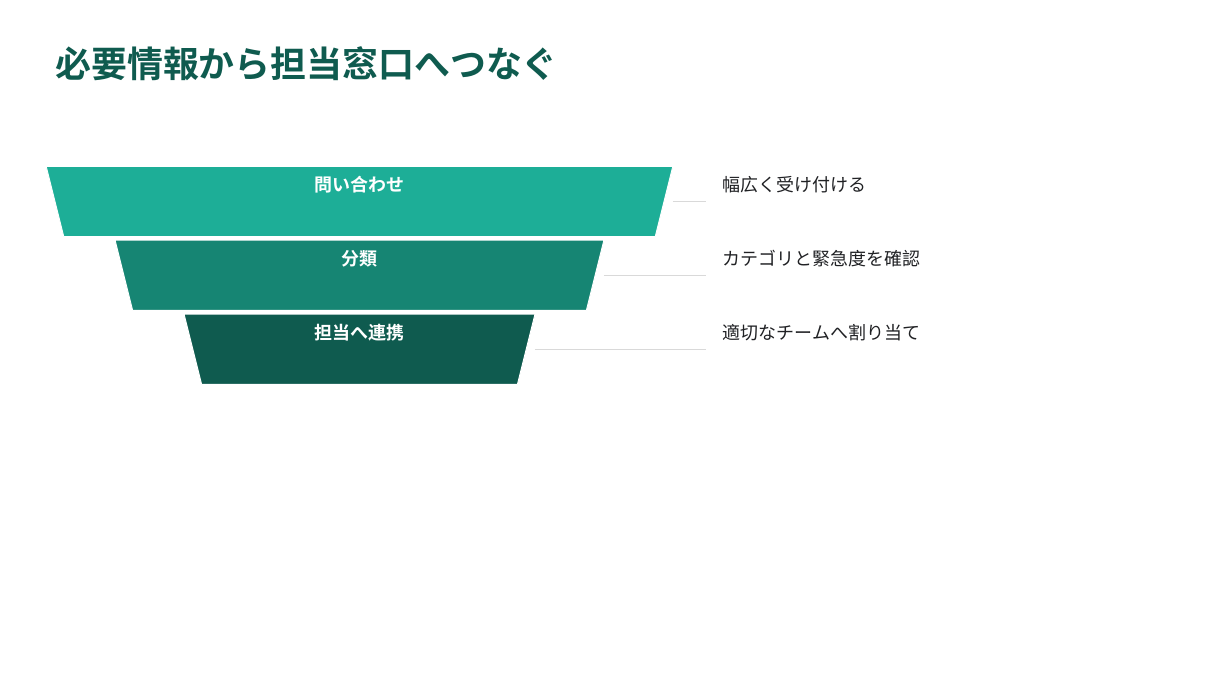
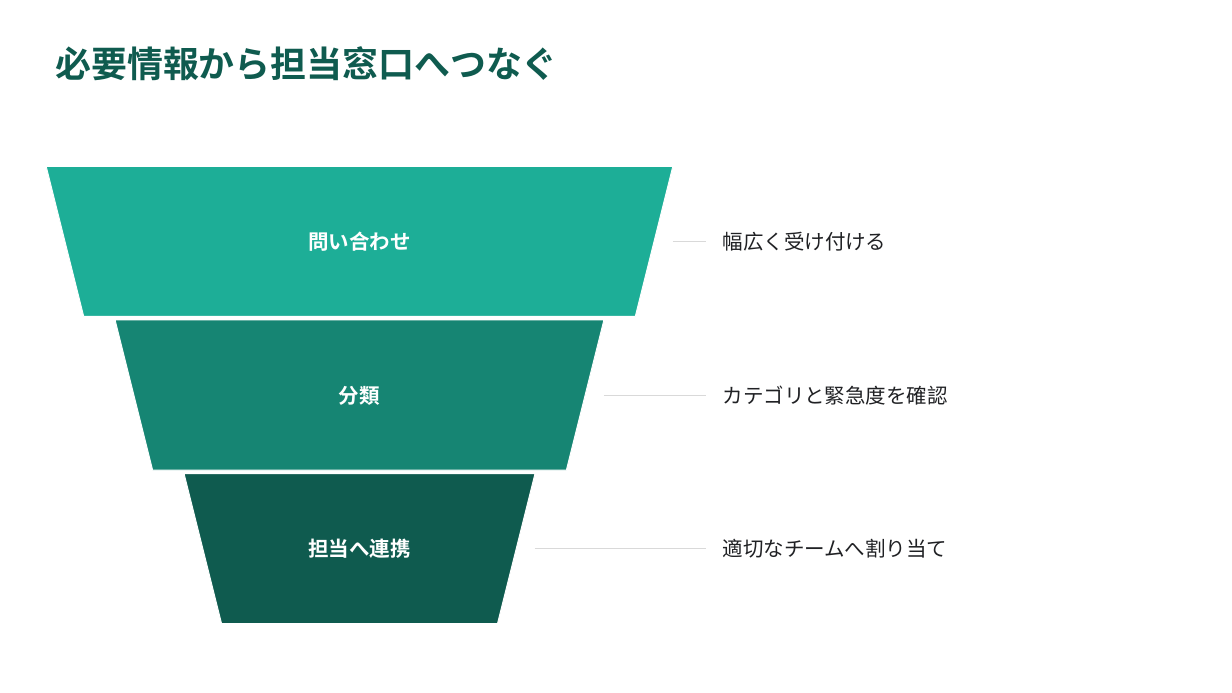
Before and after one commit to YHirano7/Artifacts, a slide deck: slide 14 of skills/pptx-deck/examples/component-gallery/component-gallery.pptx. Drawn at 1232x693 pixels with LibreOffice and Linux fonts; fonts in the diff are those of the drawing. Boxes give left, top, right and bottom in pixels: in the first picture for what was removed or moved away, otherwise in the second. Text is boxed around its words. In the diff, an @@ line names an element or a change of style, - is before the commit and + after.

```diff
--- a/skills/pptx-deck/examples/component-gallery/component-gallery.pptx
+++ b/skills/pptx-deck/examples/component-gallery/component-gallery.pptx
@@ trapezoid: place and size @@
-trapezoid at box(46, 166, 673, 237)
+trapezoid at box(46, 166, 673, 316)
@@ line moved from (673, 201) - (706, 201) to (673, 241) - (706, 241) @@
@@ trapezoid: place and size @@
-trapezoid at box(116, 240, 604, 311)
+trapezoid at box(116, 320, 604, 470)
@@ text "分類": place and size @@
-text "分類" at box(341, 250, 377, 267)
+text "分類" at box(339, 386, 380, 405)
@@ text "カテゴリと緊急度を確認": place and size @@
-text "カテゴリと緊急度を確認" at box(723, 250, 921, 267)
+text "カテゴリと緊急度を確認" at box(723, 385, 948, 405)
@@ line moved from (604, 275) - (706, 275) to (604, 396) - (706, 396) @@
@@ trapezoid: place and size @@
-trapezoid at box(184, 314, 535, 384)
+trapezoid at box(184, 474, 535, 624)
@@ text "担当へ連携": place and size @@
-text "担当へ連携" at box(314, 323, 404, 341)
+text "担当へ連携" at box(308, 538, 410, 558)
@@ size 14 to 16 pt; vertical alignment top to middle in 6 elements at box(308, 231, 410, 251), box(723, 231, 887, 251), box(723, 385, 948, 405), box(339, 386, 380, 405), box(308, 538, 410, 558), box(723, 538, 948, 558) @@
@@ text "適切なチームへ割り当て": place and size @@
-text "適切なチームへ割り当て" at box(723, 324, 920, 341)
+text "適切なチームへ割り当て" at box(723, 538, 948, 558)
@@ line moved from (535, 349) - (706, 349) to (535, 549) - (706, 549) @@
```
Also in this commit, not shown: 21 other slides changed, 39 other files.
